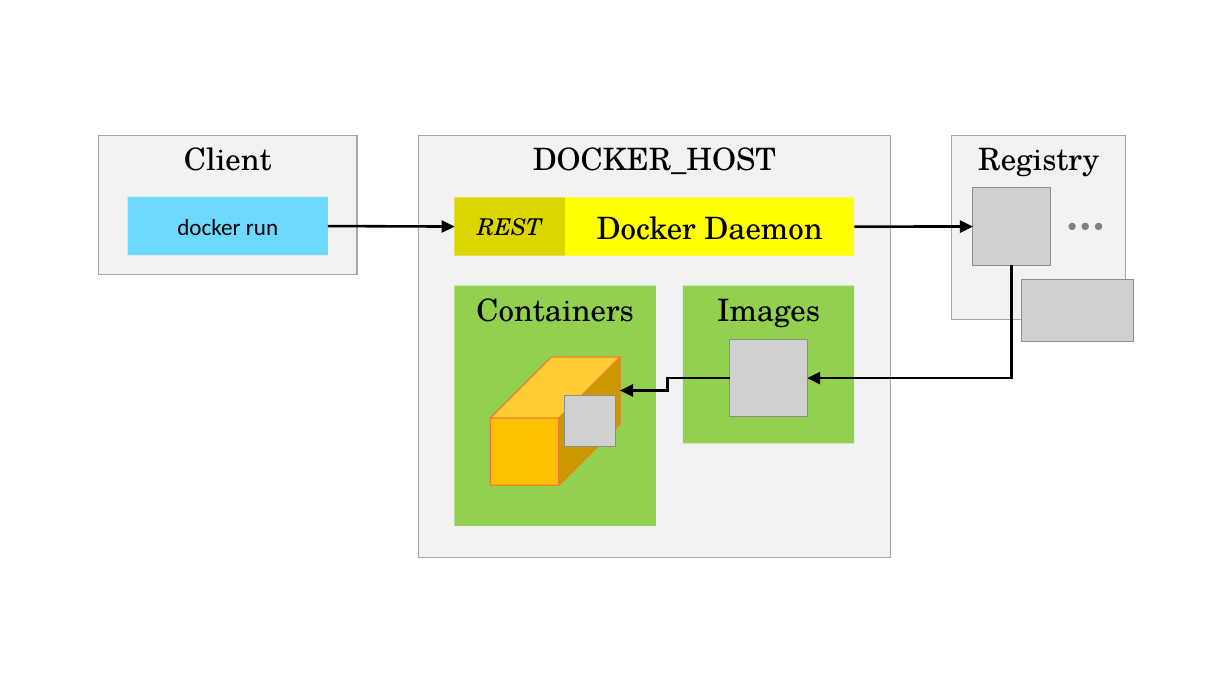
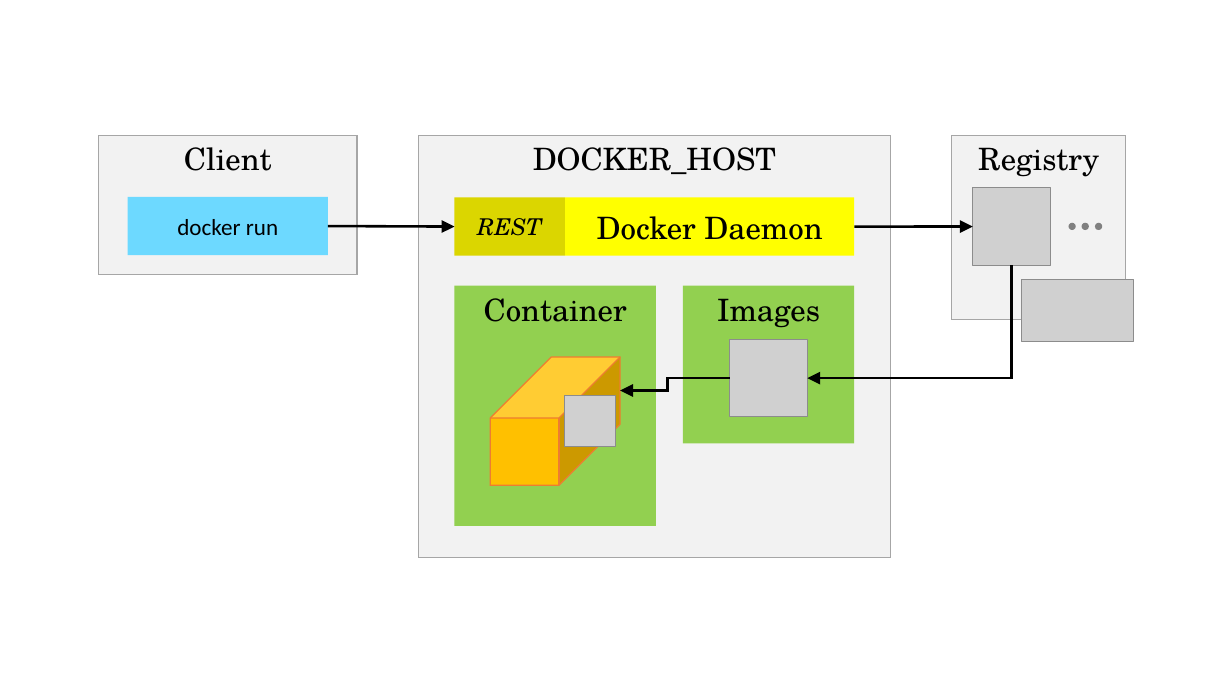
Before and after one commit to bemayr/sebsc-ba, a slide deck: slide 7 of images/graphics.pptx. Drawn at 1232x693 pixels with LibreOffice and Linux fonts; fonts in the diff are those of the drawing; grey boxes stand for pictures. Boxes give left, top, right and bottom in pixels: in the first picture for what was removed or moved away, otherwise in the second. Text is boxed around its words. In the diff, an @@ line names an element or a change of style, - is before the commit and + after.

```diff
--- a/images/graphics.pptx
+++ b/images/graphics.pptx
@@ text in rectangle at (484,298,627,322): text changed @@
-Containers
+Container
```
Also in this commit, not shown: 1 other slide changed, 10 other files.
